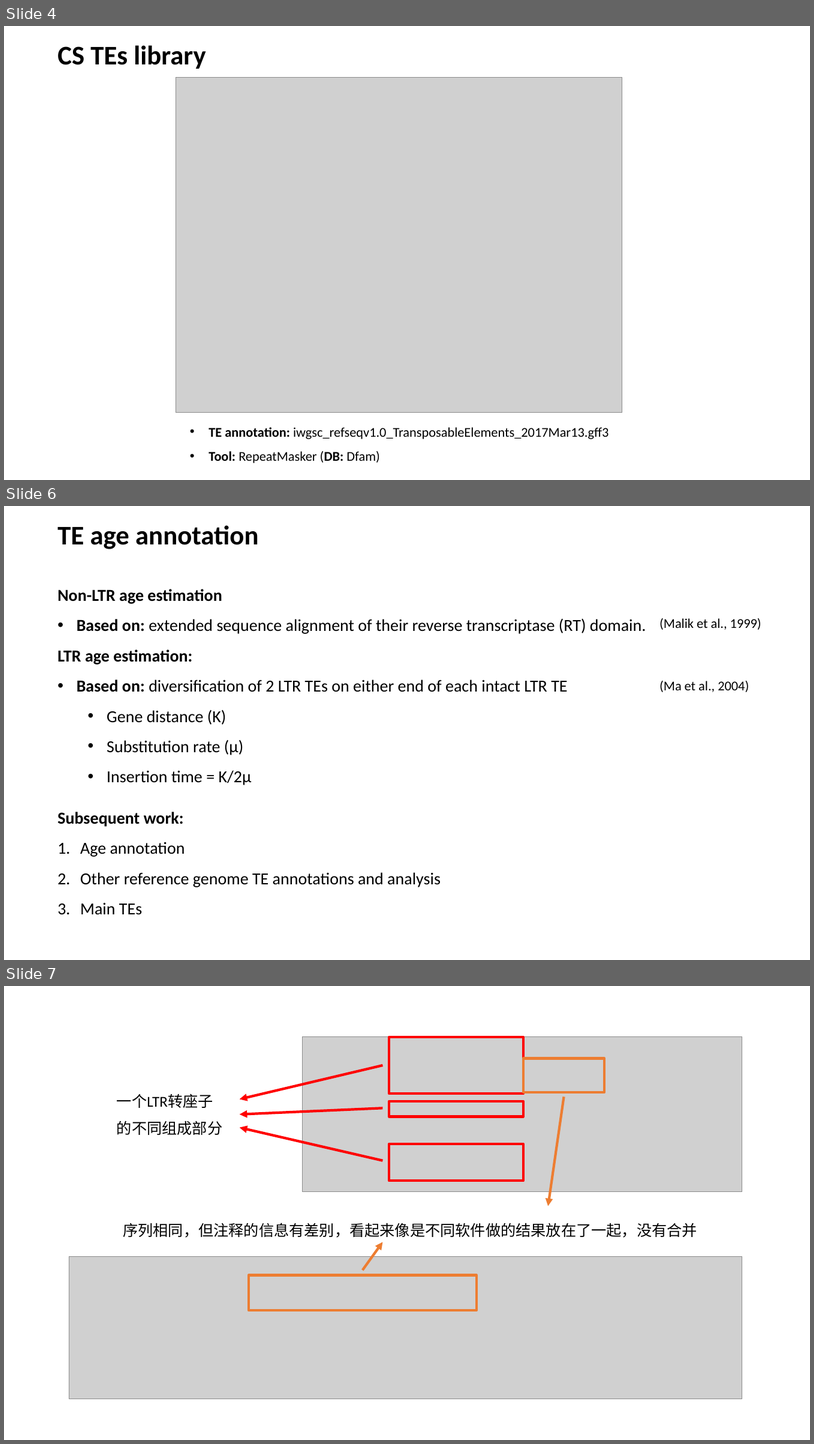
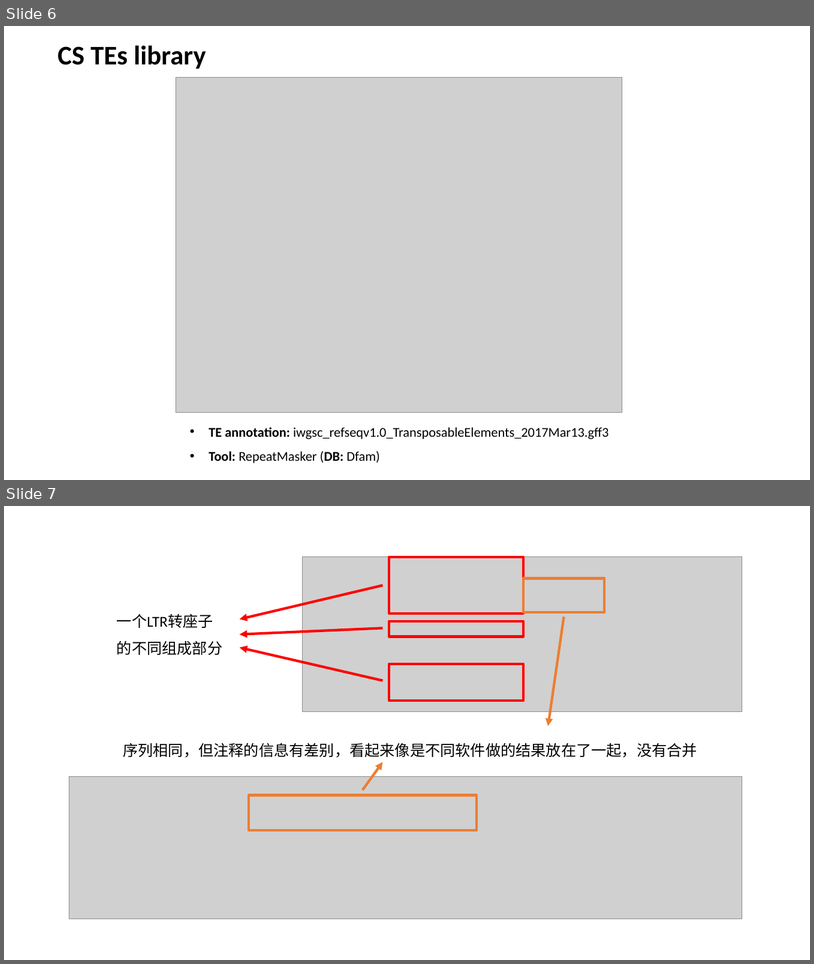
Before and after one commit to SirLearning/GeneticsNotes, a slide deck: undergraduate/Presentation.pptx. Shown one above the other, each under a label of ours: slides 4, 6 and 7 before the commit, slides 6 and 7 after it; the slides between them are not shown. The pictures are 814x1444 and 814x964 pixels, drawn with LibreOffice and Linux fonts; fonts in the diff are those of the drawing; grey boxes stand for pictures. Boxes give left, top, right and bottom in pixels: in the first picture for what was removed or moved away, otherwise in the second. Text is boxed around its words. In the diff, an @@ line names an element or a change of style, - is before the commit and + after.

```diff
--- a/undergraduate/Presentation.pptx
+++ b/undergraduate/Presentation.pptx
@@ slide 6 removed at [4,506,810,960], background #FFFFFF @@
@@ title removed at [57,525,258,549] @@
-TE age annotation
@@ text removed at [57,589,647,785] @@
-Non-LTR age estimation
-• Based on: extended sequence alignment of their reverse transcriptase (RT) domain.
-LTR age estimation:
-• Based on: diversification of 2 LTR TEs on either end of each intact LTR TE
-  • Gene distance (K)
-  • Substitution rate (μ)
-  • Insertion time = K/2μ
@@ text removed at [660,618,762,630] @@
-(Malik et al., 1999)
@@ text removed at [660,681,749,692] @@
-(Ma et al., 2004)
@@ text removed at [57,811,441,915] @@
-Subsequent work:
-1. Age annotation
-2. Other reference genome TE annotations and analysis
-3. Main TEs
@@ what was slide 4 is now slide 6 @@
```
Also in this commit, not shown: 2 slides changed, 3 slides added, 2 other slides removed, 3 other files.
